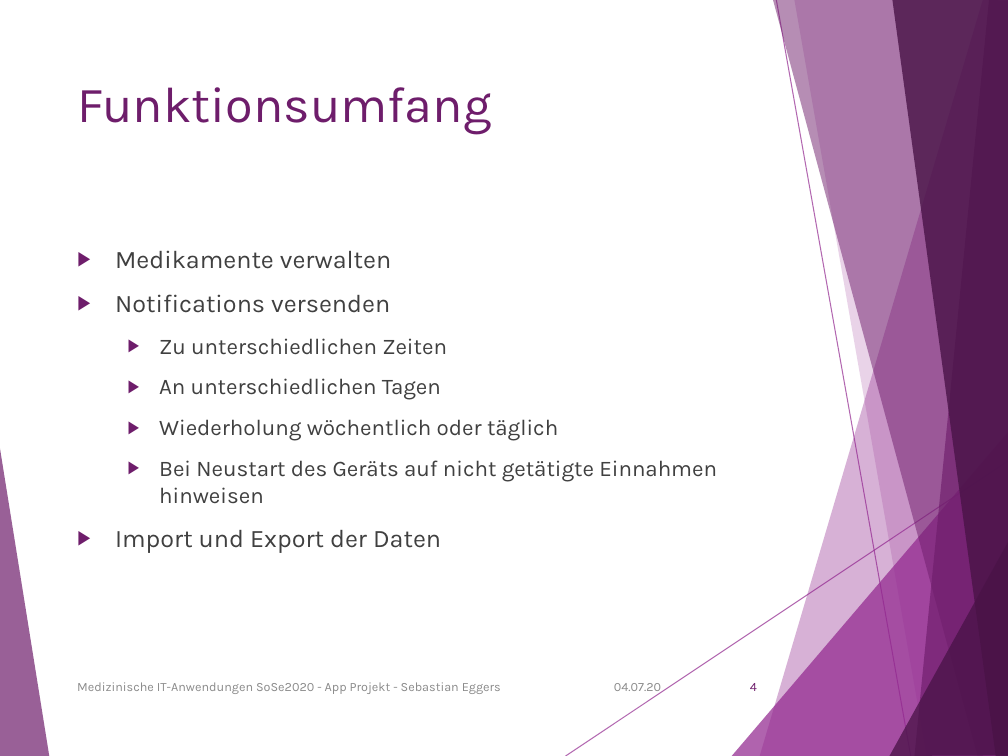
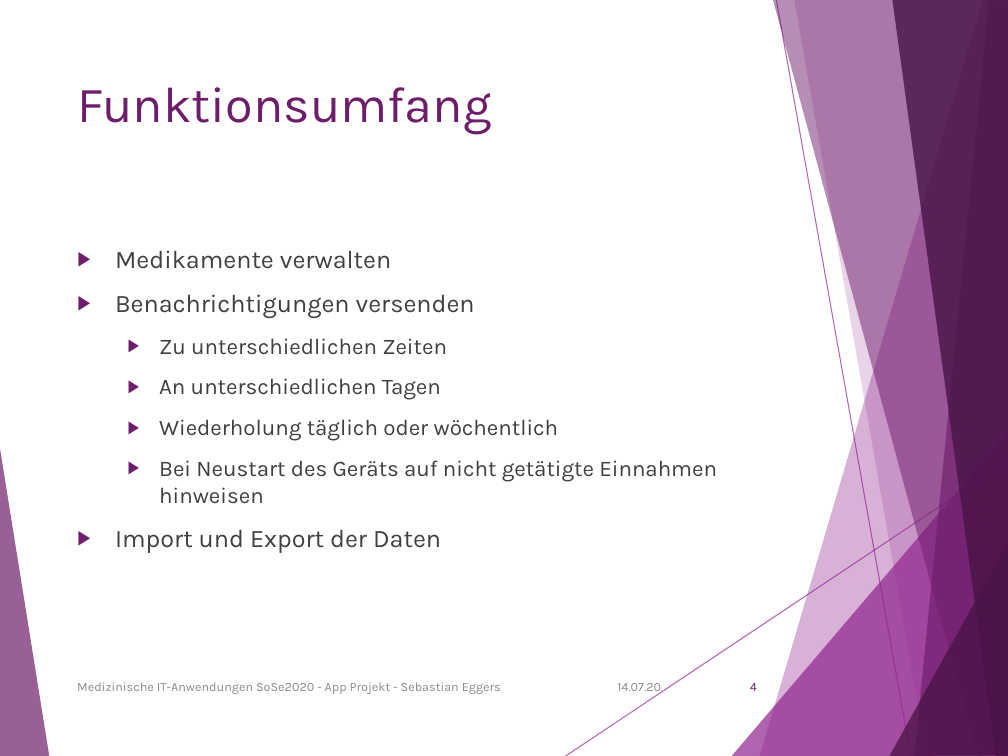
Before and after one commit to S-Eggers/MediAppSoSe2020, a slide deck: slide 5 of Medizinische IT-Anwendungen App Präsentation.pptx. Drawn at 1008x756 pixels with LibreOffice and Linux fonts; fonts in the diff are those of the drawing. Boxes give left, top, right and bottom in pixels: in the first picture for what was removed or moved away, otherwise in the second. Text is boxed around its words. In the diff, an @@ line names an element or a change of style, - is before the commit and + after.

```diff
--- a/Medizinische IT-Anwendungen App Präsentation.pptx
+++ b/Medizinische IT-Anwendungen App Präsentation.pptx
@@ text at (115, 294, 475, 318): text changed @@
-▶ Notifications versenden
+▶ Benachrichtigungen versenden
@@ text at (159, 419, 559, 441): text changed @@
-  ▶ Wiederholung wöchentlich oder täglich
+  ▶ Wiederholung täglich oder wöchentlich
@@ text at (617, 683, 661, 694): text changed @@
-04.07.20
+14.07.20
```
Also in this commit, not shown: 10 other slides changed, 1 other file.
